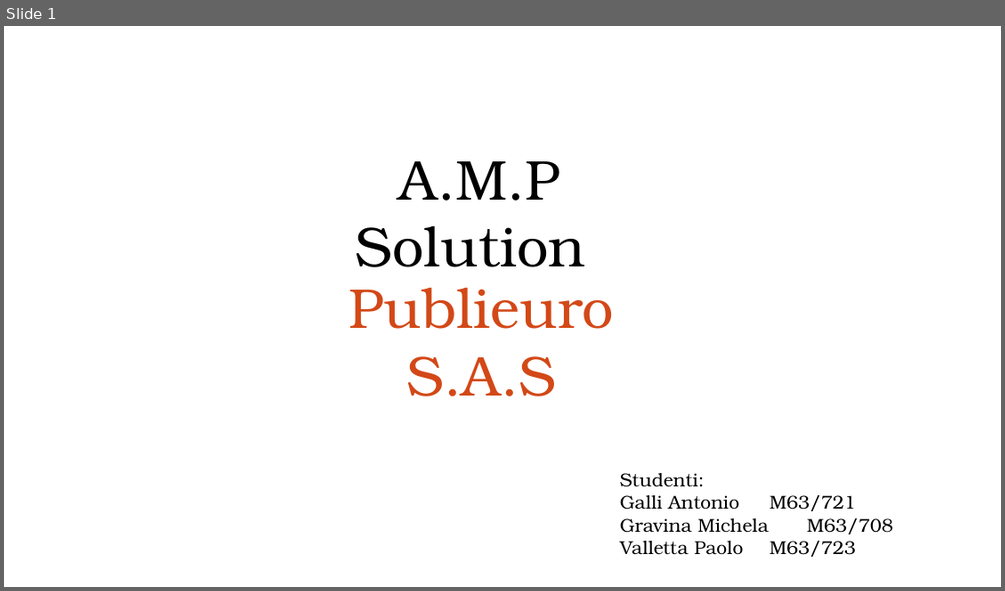
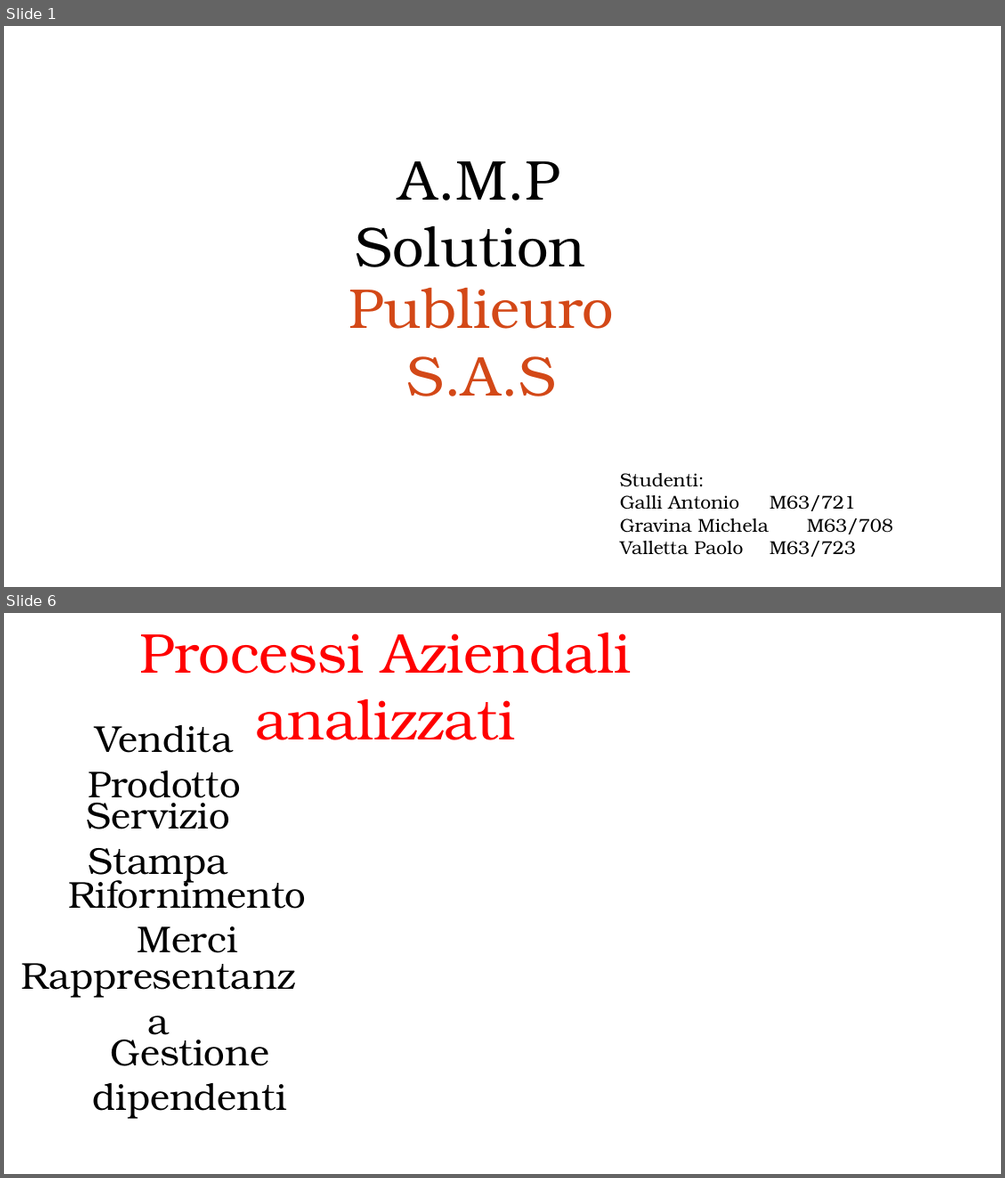
Before and after one commit to paoValle/PubliEuroSAS, a slide deck: PresentazioneProgetto.pptx. Shown one above the other, each under a label of ours: slide 1 before the commit, slides 1 and 6 after it; the slides between them are not shown. The pictures are 1005x591 and 1005x1178 pixels, drawn with LibreOffice and Linux fonts; fonts in the diff are those of the drawing; background and template pictures are left out. Boxes give left, top, right and bottom in pixels: in the first picture for what was removed or moved away, otherwise in the second. Text is boxed around its words. In the diff, an @@ line names an element or a change of style, - is before the commit and + after.

```diff
--- a/PresentazioneProgetto.pptx
+++ b/PresentazioneProgetto.pptx
@@ slide 6 added at box(4, 613, 1001, 1174), background #FFFFFF @@
@@ text added at box(139, 632, 631, 740), 54 pt, text #FF0000 @@
+Processi Aziendali analizzati
@@ text added at box(88, 725, 241, 806), 36 pt, text #000000 @@
+Vendita Prodotto
@@ text added at box(87, 794, 230, 883), 36 pt, text #000000 @@
+Servizio Stampa
@@ text added at box(69, 872, 307, 953), 36 pt, text #000000 @@
+Rifornimento Merci
@@ text added at box(12, 948, 304, 1001), 36 pt, text #000000 @@
+Rappresentanza
@@ text added at box(93, 1030, 287, 1119), 36 pt, text #000000 @@
+Gestione dipendenti
@@ ellipse added at box(938, 1125, 971, 1158), outline #FFFFFF 1 pt @@
```
Also in this commit, not shown: 21 other slides added, 20 other files.
